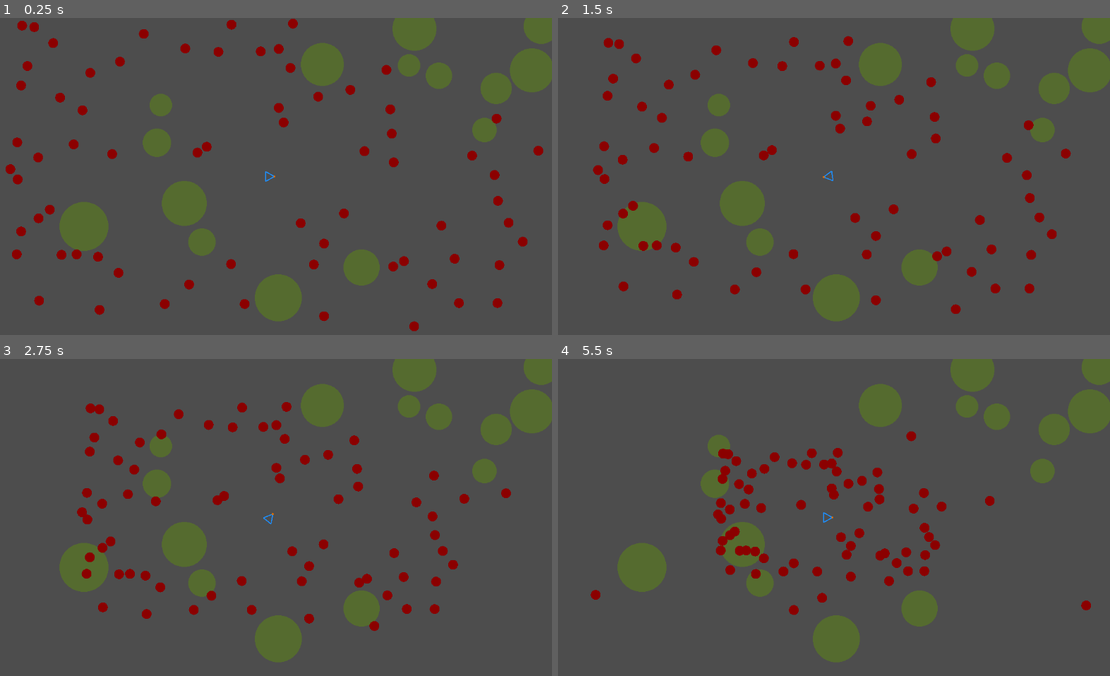
Above: before the commit, frames 1-4 (two rows, left to right).
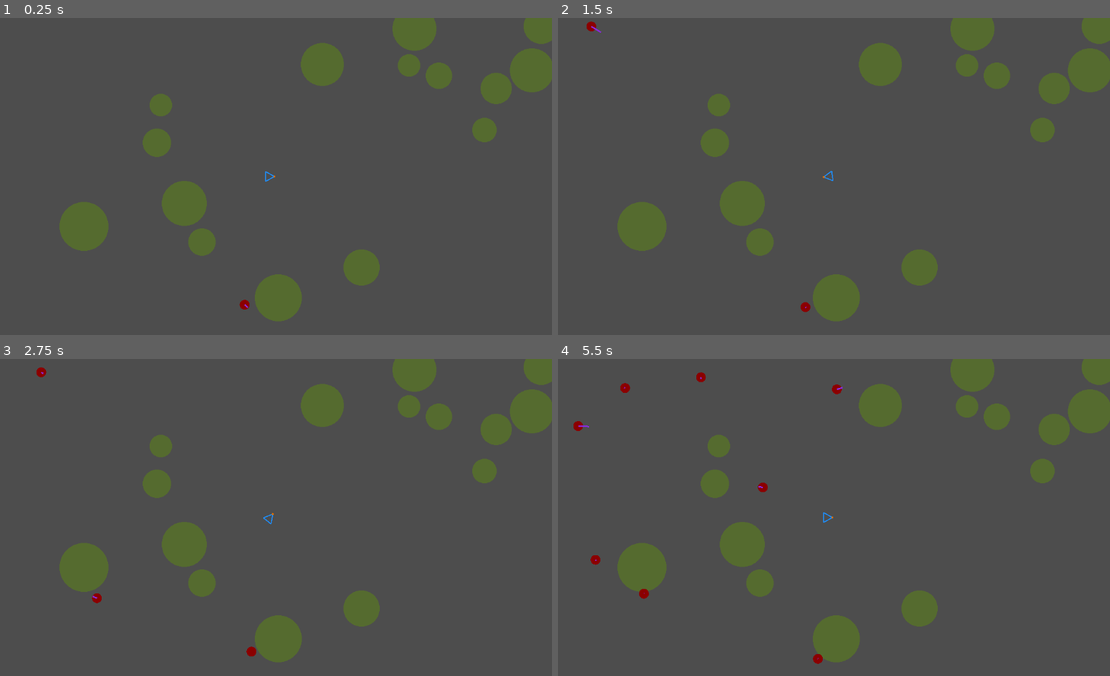
Above: after the commit, the same moments.

Repository: MagnusLucas/ai_1_zombie
Game: Godot game, scene res://main.tscn
Two runs of this game, one before a commit and one after it. Both use one fixed random seed, a clock stepped at 60 frames per second and the inputs below.
Inputs (mouse positions are in pixels of both pictures, inside the frame that each line leads up to):
- Up to frame 1 (0.25 s): no input
- Up to frame 2 (1.5 s): move the mouse to (949, 160) at 0.52 s; click (949, 160) at 0.67 s; move the mouse to (712, 192) at 1.27 s; click (712, 192) at 1.42 s
- Up to frame 3 (2.75 s): move the mouse to (325, 447) at 2.02 s; click (325, 447) at 2.17 s
- Up to frame 4 (5.5 s): move the mouse to (800, 580) at 2.77 s; click (800, 580) at 2.92 s; move the mouse to (999, 565) at 3.52 s; click (999, 565) at 3.67 s; move the mouse to (657, 469) at 4.27 s; click (657, 469) at 4.42 s; move the mouse to (856, 517) at 5.02 s; click (856, 517) at 5.17 s

The runs differ from the first frame. In frame 1, 3.0% of the frame differs, in the area x 1-99%, y 0-99%; in frame 2, 3.2%; in frame 3, 3.2%; in frame 4, 3.4%, in the area x 2-97%, y 4-97%.

Commit message:
Merged SteeringBehaviours.gd added possibility of drawing

Diff:
--- a/Globals.gd
+++ b/Globals.gd
@@ -4,6 +4,6 @@
 var OBSTACLE_MIN_SIZE = 20 #is radius
 var OBSTACLE_MAX_SIZE = 50
 
-var ZOMBIE_COUNT = 69
+var ZOMBIE_COUNT = 1
 
 var SAFE_RADIUS = 40
--- a/player.gd
+++ b/player.gd
@@ -11,6 +11,7 @@
 var acceleration = 30.0
 var max_speed = 100.0
 var velocity = Vector2(0,0)
+var heading = velocity.normalized()
 
 # for reversing the position when the player hits an obstacle
 var last_position
@@ -18,6 +19,7 @@
 
 func _init(aCoords) -> void:
 	position = aCoords
+	name = "Player"
 	var h = a*sqrt(3)/2
 	v1 = round(Vector2(-h/2, a/2))
 	v2 = round(Vector2(-h/2, -a/2))
@@ -42,12 +44,15 @@
 	if Input.is_mouse_button_pressed(MOUSE_BUTTON_RIGHT):
 		var direction = (mousePosition - position).normalized()
 		velocity += acceleration * delta * direction
+		heading = velocity.normalized()
 		if velocity.length() > max_speed:
-			velocity = velocity.normalized()*max_speed
+			velocity = heading*max_speed
+			heading = velocity.normalized()
 		last_position = position
 		position += velocity*delta
 	elif !velocity.is_zero_approx():
-		velocity = (velocity.length() - acceleration*delta)*velocity.normalized()
+		velocity = (velocity.length() - acceleration*delta)*heading
+		heading = velocity.normalized()
 		last_position = position
 		position += velocity*delta
 
@@ -58,11 +63,12 @@
 	draw_line(v1,v3,color,wallThickness)
 	draw_circle(v3, wallThickness, color.inverted())
 
-func handle_collision(colliderPosition, vertex = null):
+func handle_collision(_colliderPosition, _vertex = null):
 	#sumthing with normals
 	position = last_position
 	rotation = last_rotation
 	velocity -= velocity*2
+	heading = velocity.normalized()
 
 func check_collision_border(borders):
 	var vertex_inside_board = func(vertexPosition):
--- a/steeringBehaviors.gd
+++ b/steeringBehaviors.gd
@@ -1,8 +1,10 @@
+extends Node2D
+
 class_name Steering_Behaviors
-extends Node
 
 var zombie
 enum Deceleration {SLOW = 1, NORMAL = 2, FAST = 3}
+var forces_to_draw = {}
 
 func _init() -> void:
 	pass
@@ -12,7 +14,7 @@
 	zombie = get_parent()
 
 # Called every frame. 'delta' is the elapsed time since the previous frame.
-func _process(delta: float) -> void:
+func _process(_delta: float) -> void:
 	# proper dying (but with consequences)
 	#if zombie.position.distance_to(zombie.get_parent().get_child(0).position) < zombie.radius:
 		#zombie.get_parent().get_child(0).queue_free()
@@ -20,26 +22,35 @@
 
 func calculate_steering_force():
 	var force_sum = Vector2.ZERO
-	var player_position = zombie.get_parent().get_child(0).position
+	var player = get_node("/root/root/Player")
 	# code goes here
-	#force_sum += seek(player_position)
-	#force_sum += flee(player_position)
-	force_sum += arrive(player_position, Deceleration.NORMAL)
+	#force_sum += arrive(player_position, Deceleration.NORMAL)
+	#force_sum += evade(player)
+	force_sum += Hide(player, get_node("/root/root").obstacles, Color.BLUE_VIOLET)
+	queue_redraw()
 	return force_sum
 
-func seek(target_position):
+func seek(target_position, color = null):
 	var desired_velocity = (target_position - zombie.position).normalized() * zombie.max_speed
+
+	#for displaying
+	if color:
+		forces_to_draw[color] =  desired_velocity - zombie.velocity
 	return desired_velocity - zombie.velocity
 
-func flee(target_position):
+func flee(target_position, color = null):
 	var panic_distance_squared = Globals.SAFE_RADIUS * Globals.SAFE_RADIUS
 	var distance_to_target_squared = pow(zombie.position.distance_to(target_position), 2)
 	if distance_to_target_squared > panic_distance_squared:
 		return Vector2.ZERO
 	var desired_velocity = (zombie.position - target_position).normalized() * zombie.max_speed
+
+	#for displaying
+	if color:
+		forces_to_draw[color] =  desired_velocity - zombie.velocity
 	return desired_velocity - zombie.velocity
 
-func arrive(target_position, deceleration):
+func arrive(target_position, deceleration, color = null):
 	var vector_to_target = target_position - zombie.position
 	var distance_to_target = zombie.position.distance_to(target_position)
 	if distance_to_target > 0:
@@ -48,5 +59,139 @@
 		var speed = distance_to_target / (deceleration * deceleration_tweaker)
 		speed = min(speed, zombie.max_speed)
 		var desired_velocity = vector_to_target * speed / distance_to_target
+
+		#for displaying
+		if color:
+			forces_to_draw[color] =  desired_velocity - zombie.velocity
 		return desired_velocity - zombie.velocity
 	return Vector2.ZERO
+
+###Emi vvv
+
+func evade(player, color = null):
+	var to_player = player.position - zombie.position
+	#the look-ahead time is proportional to the distance between the pursuer
+	#and the evader; and is inversely proportional to the sum of the
+	#agents' velocities
+	var look_ahead_time = to_player.length()/(zombie.max_speed + player.velocity.length())
+	#flee away from predicted future position of the pursuer
+	#for displaying
+	if color:
+		forces_to_draw[color] = flee(player.position + player.velocity * look_ahead_time )
+	return flee(player.position + player.velocity * look_ahead_time )
+
+func get_hiding_position(obastacle_position, obstacle_radius, target_position):
+	#calculate how far away the agent is to be from the chosen obstacle’s bounding radius
+	const distance_from_boundary = 30.0;
+	var dist_away = obstacle_radius + distance_from_boundary
+	#calculate the heading toward the object from the target
+	var to_obstacle = (obastacle_position - target_position).normalized()
+	#scale it to size and add to the obstacle's position to get
+	#the hiding spot.
+	return (to_obstacle * dist_away) + obastacle_position
+
+
+func Hide(player, obstacles, color = null):
+	var best_hiding_spot
+	var hiding_spot
+	var dist
+	var MAX_VALUE = pow((get_viewport_rect().size.x + get_viewport_rect().size.y) * 2, 2)
+	var dist_to_closest = MAX_VALUE
+	for obstacle in obstacles:
+		#calculate the position of the hiding spot for this obstacle
+		hiding_spot = get_hiding_position(obstacle.position, obstacle.radius, player.position)
+		#work in distance-squared space to find the closest hiding
+		#spot to the agent
+		dist = hiding_spot.distance_squared_to(zombie.position)
+		if(dist<dist_to_closest):
+			dist_to_closest = dist
+			best_hiding_spot = hiding_spot
+	#end for
+	#if no suitable obstacles found then evade the target
+	if (dist_to_closest == MAX_VALUE):
+		#for displaying
+		if color:
+			forces_to_draw[color] = evade(player)
+		return evade(player)
+	#else use Arrive on the hiding spot
+	#for displaying
+	if color:
+		forces_to_draw[color] = arrive(best_hiding_spot, Deceleration.FAST)
+	return arrive(best_hiding_spot, Deceleration.FAST)
+
+
+
+###Emi ^^^
+
+###me vvv
+
+var wander_radius = 10.0
+var wander_distance = 1.0
+var wander_jitter = 0.0
+var wander_target = Vector2(wander_radius,wander_radius)
+
+func wander(color = null):
+	#
+	wander_target += Vector2(randf_range(-1,1) * wander_jitter, randf_range(-1,1) * wander_jitter)
+	wander_target = wander_target.normalized()
+	wander_target *= wander_radius
+
+	var target_local = wander_target + Vector2(wander_distance,0)
+
+	#changing the target to world space
+	var target_world = zombie.position + target_local.rotated(zombie.heading.angle())
+
+	#for displaying
+	if color:
+		forces_to_draw[color] = target_world - zombie.position
+	return target_world - zombie.position
+
+func draw_force(force, color):
+	draw_line(Vector2.ZERO, force, color, 3)
+
+func _draw():
+	for color in forces_to_draw:
+		draw_force(forces_to_draw[color], color)
+
+### me ^^^
+
+### riv vvv
+
+func pursuit(player, color = null):
+	#if the evader is ahead and facing the agent then we can just seek
+	#for the evader's current position.
+	var ToEvader = player.position - zombie.position;
+	var RelativeHeading = zombie.heading.dot(player.heading);
+	if ((ToEvader.dot(zombie.heading) > 0) && (RelativeHeading < -0.95)):
+	#acos(0.95)=18 degs
+		return seek(player.position);
+	#Not considered ahead so we predict where the evader will be.
+	#the look-ahead time is proportional to the distance between the evader
+	#and the pursuer; and is inversely proportional to the sum of the
+	#agents' velocities
+	var LookAheadTime = ToEvader.length() / (zombie.max_speed + player.velocity.length());
+	#now seek to the predicted future position of the evader
+	#for displaying
+	if color:
+		forces_to_draw[color] = seek(player.position + player.velocity * LookAheadTime)
+	return seek(player.position + player.velocity * LookAheadTime);
+
+
+func obstacle_avoidance(): # riv
+	# box width of triangle * same*2 or so*players speed
+	# tag nearby obstacles out of all of them to only consider obstacles nearby (become local space)
+	# check if obstacles overlap detection box
+	pass
+
+func wall_avoidance():
+	pass
+
+# interpose() not necessary
+
+# path_following() and offset_pursuit() not necessary
+
+
+func group_behaviors(): # nowy skrypt? rozbic na separation alignment cohesion flocking
+	pass
+
+### riv ^^^
Not shown, removed: ai_1_zombie-evade+hide.zip
Not shown, removed: ai_1_zombie-master-obstacle-avoidance.zip
Not shown, removed: ai_1_zombie-master.zip
Not shown, removed: ai_1_zombie-master_wander.zip
